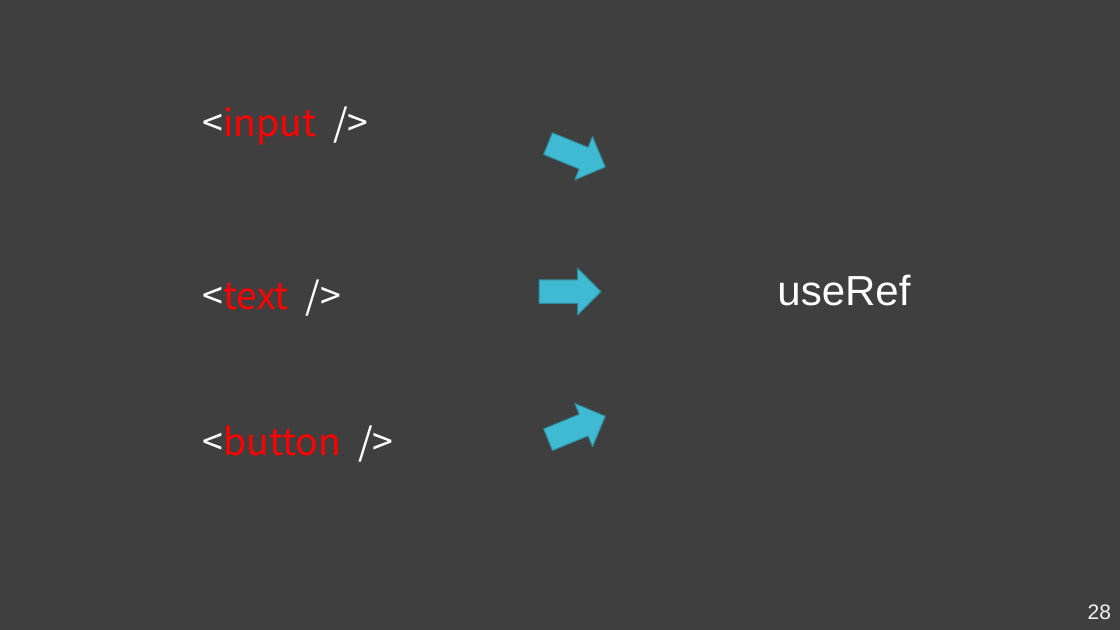
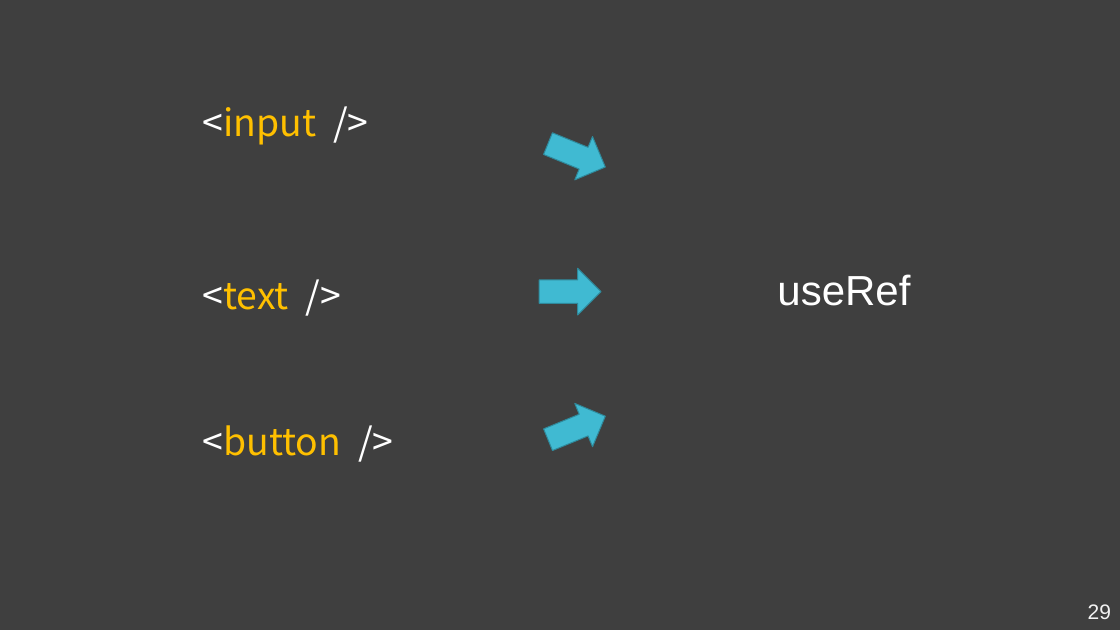
Before and after one commit to Kader-coder/React-Hooks, a slide deck: slide 29 of PPT/React Hooks &.pptx (slide 28 before the commit). Drawn at 1120x630 pixels with LibreOffice and Linux fonts; fonts in the diff are those of the drawing. Boxes give left, top, right and bottom in pixels: in the first picture for what was removed or moved away, otherwise in the second. Text is boxed around its words. In the diff, an @@ line names an element or a change of style, - is before the commit and + after.

```diff
--- a/PPT/React Hooks &.pptx
+++ b/PPT/React Hooks &.pptx
@@ text "<input />" at [203,107,317,145]: text colour #FF0000 to #FFC000 in "<input" @@
@@ text "<text />" at [203,283,289,310]: text colour #FF0000 to #FFC000 in "<text" @@
@@ text "<button />" at [203,425,342,456]: text colour #FF0000 to #FFC000 in "<button" @@
@@ page number at [1088,604,1111,619]: text changed @@
-28
+29
```
Also in this commit, not shown: 9 other slides changed, 5 slides added, 4 slides removed, 5 other files.
